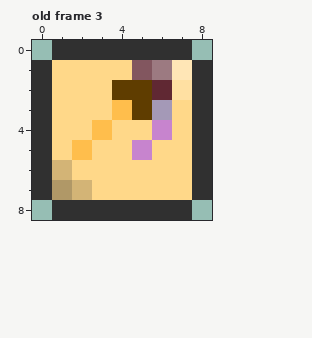
Pixel-art file -- Assets/Sprites/UI/Builder/LeftPanel/Buttons.aseprite. That is the earlier state.
9x9 pixels, 8 frames. Colours within 5 levels of each other are drawn and written as one. Shown: old frame 3. The commit also changed other frames, which this record leaves out.
And afterwards:
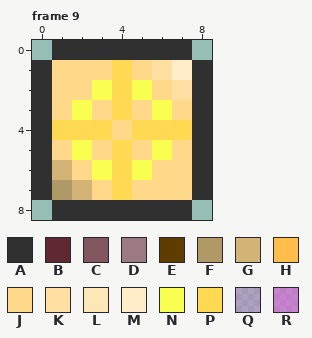
Palette (. is transparent): A #303030  B #602833  C #82565f  D #9c7a81  E #5f3d00  F #b09867  G #d3b476  H #ffbe4c  J #ffd889  K #ffe0a2  L #ffe6b6  M #ffecc9  N #f8ff51  P #ffd951  Q #ff41eb38  R #ff41eb77
A new or re-ordered frame is compared with the old frame closest to it.
Change:
frames 8 -> 10
Frame 9 is new; against old frame 3:
y 1: x 4..7 JCDL -> PJKM
y 2: x 3..6 JEEB -> NPNJ
y 3: x 2 J -> N; x 4..6 HEQ -> PJN
y 4: x 1..3 JJH -> PPP; x 5..7 JRJ -> PPP
y 5: x 2 H -> N; x 4..6 JRJ -> PJN
y 6: x 3..5 JJJ -> NPN
y 7: x 4 J -> P
